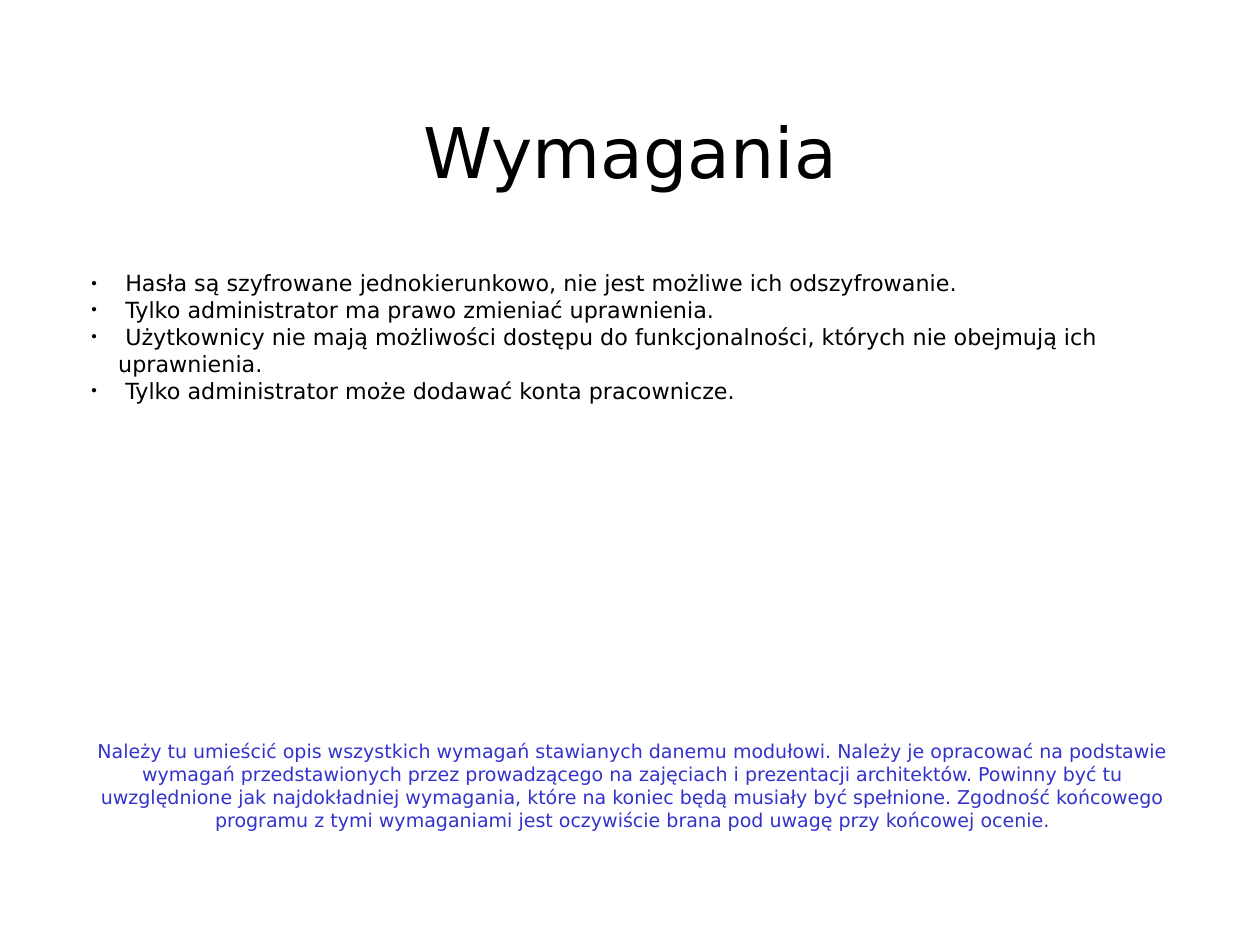
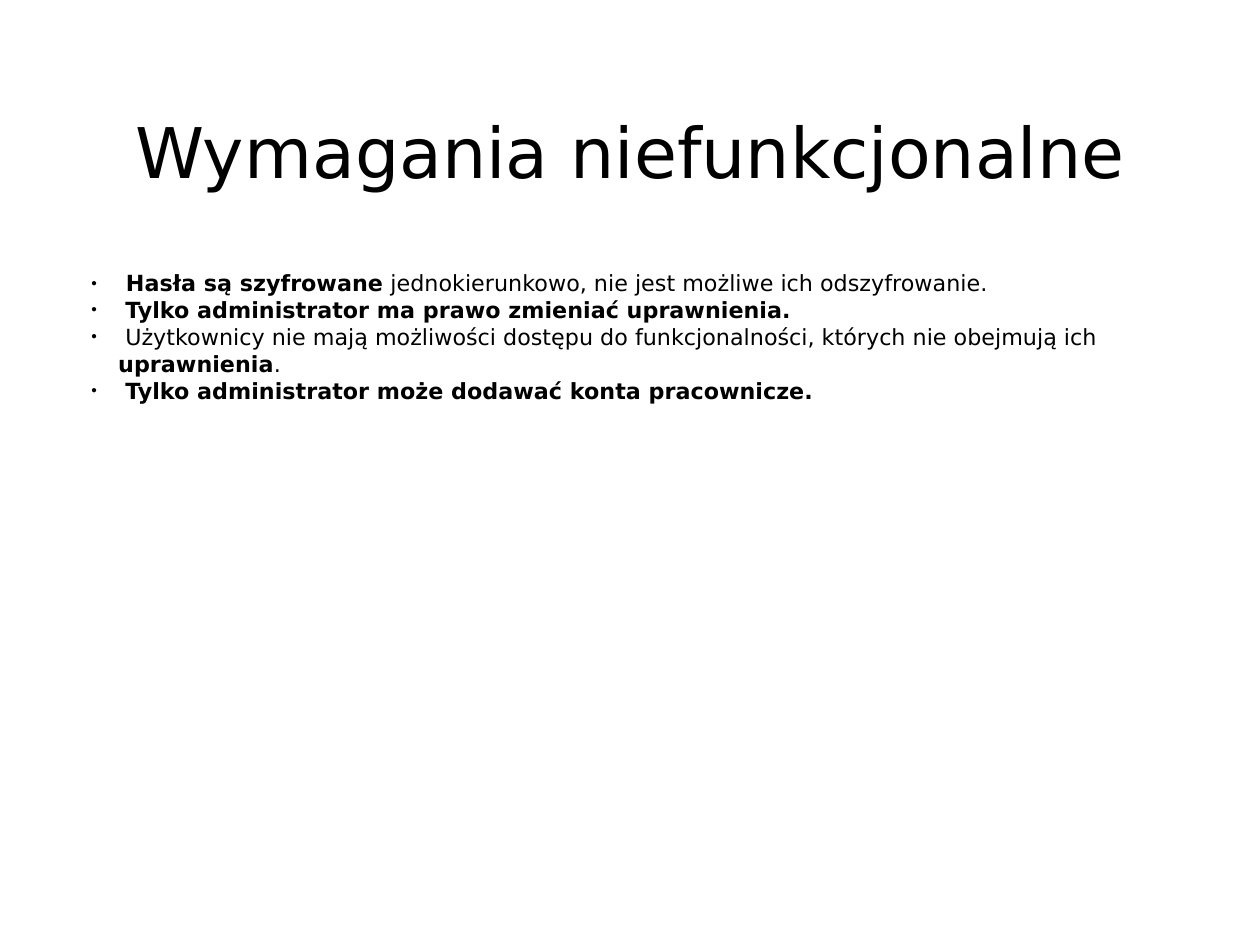
Before and after one commit to KKozlowski/IO2015, a slide deck: slide 4 of projektanci/dostęp/proj_prez.ppt (slide 3 before the commit). Drawn at 1260x945 pixels with LibreOffice and Linux fonts; fonts in the diff are those of the drawing. Boxes give left, top, right and bottom in pixels: in the first picture for what was removed or moved away, otherwise in the second. Text is boxed around its words. In the diff, an @@ line names an element or a change of style, - is before the commit and + after.

Commit message:
więcej prezentacji.

```diff
--- a/projektanci/dostęp/proj_prez.ppt
+++ b/projektanci/dostęp/proj_prez.ppt
@@ text at [135, 125, 1125, 192]: text changed @@
-Wymagania
+Wymagania niefunkcjonalne
@@ text "Hasła są szyfrowane jednokierunkowo, nie ..." at [118, 274, 1096, 404]: bold on in "Hasła są szyfrowane", "Tylko administrator ma prawo zmieniać uprawnienia.", "uprawnienia.", "Tylko administrator może dodawać konta pracownicze." @@
@@ text removed at [97, 743, 1166, 831] @@
-Należy tu umieścić opis wszystkich wymagań stawianych danemu modułowi. Należy je opracować na podstawie wymagań przedstawionych przez prowadzącego na zajęciach i prezentacji architektów. Powinny być tu uwzględnione jak najdokładniej wymagania, które na koniec będą musiały być spełnione. Zgodność końcowego programu z tymi wymaganiami jest oczywiście brana pod uwagę przy końcowej ocenie.
```
Also in this commit, not shown: 8 other slides changed, 3 slides added, 1 slide removed, 3 other files.
